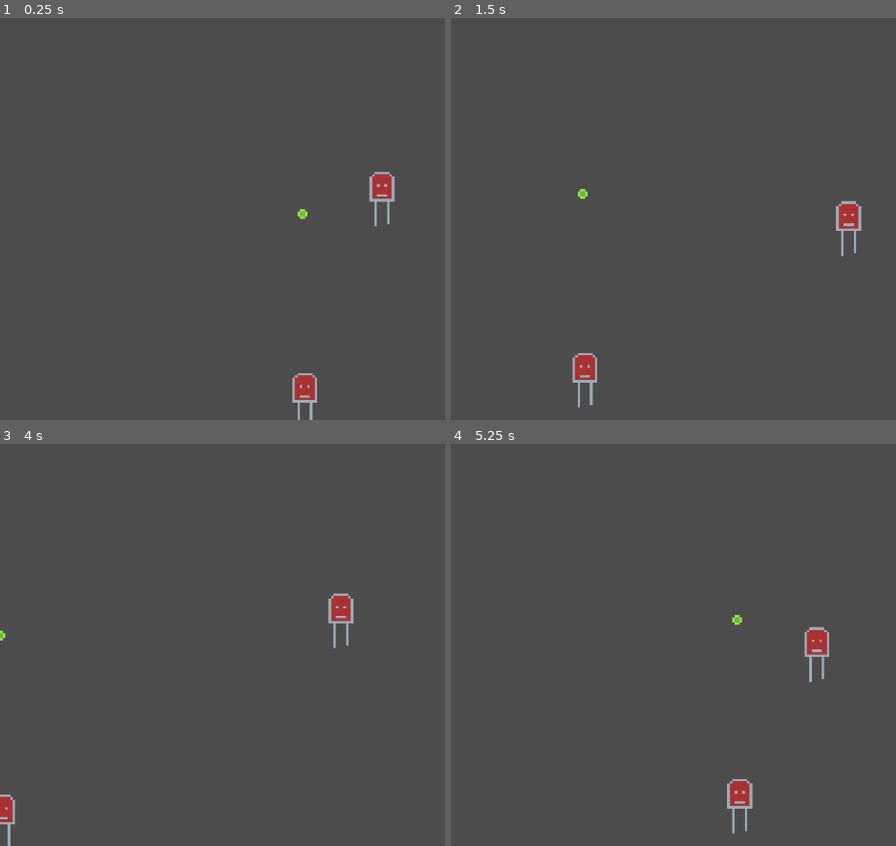
Above: before the commit, frames 1-4 (two rows, left to right).
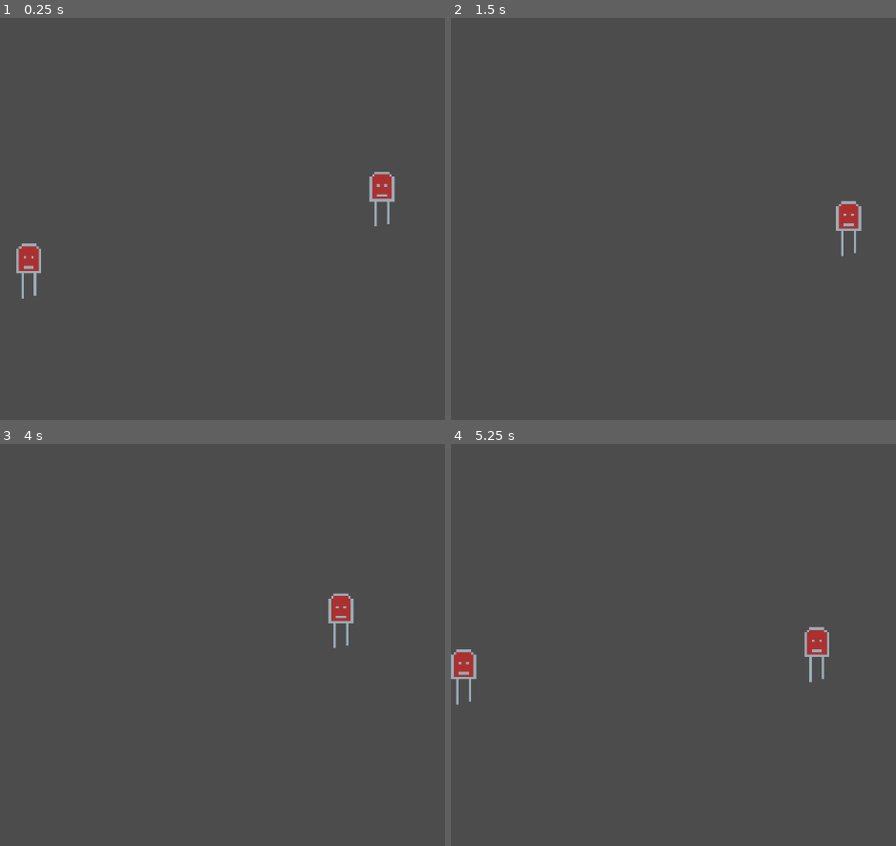
Above: after the commit, the same moments.

Repository: jptrzy/sklejka-byle-nie-odklejka
Game: Godot game, scene res://src/Levels/DebugLevel.tscn
Same seed, same stepped clock (60 frames per second), same inputs: the game is played once before the commit and once after it.
Inputs:
- Up to frame 1 (0.25 s): no input
- Up to frame 2 (1.5 s): tap Enter at 0.5 s; hold D (move_right) 0.53-1.28 s; hold S (move_down) from 1.28 s (still down)
- Up to frame 3 (4 s): release S (move_down) at 2.03 s; hold D (move_right) 2.03-2.78 s; hold W (move_up) 2.78-3.53 s; hold A (move_left) from 3.53 s (still down)
- Up to frame 4 (5.25 s): release A (move_left) at 5.03 s; hold S (move_down) from 5.03 s (still down)

The runs differ from the first frame. In frame 1, 1.0% of the frame differs, in the area x 3-72%, y 47-100%; in frame 2, 0.5%; in frame 3, 0.3%; in frame 4, 1.0%, in the area x 0-68%, y 42-97%.

Commit message:
Simple Enemy

Diff:
--- a/project.godot
+++ b/project.godot
@@ -14,14 +14,26 @@
 "language": "GDScript",
 "path": "res://src/Actors/Actor.gd"
 }, {
+"base": "Actor",
+"class": "Enemy",
+"language": "GDScript",
+"path": "res://src/Actors/Enemy/Enemy.gd"
+}, {
 "base": "",
 "class": "GitAPI",
 "language": "NativeScript",
 "path": "res://addons/godot-git-plugin/git_api.gdns"
+}, {
+"base": "Actor",
+"class": "Player",
+"language": "GDScript",
+"path": "res://src/Actors/Player.gd"
 } ]
 _global_script_class_icons={
 "Actor": "",
-"GitAPI": ""
+"Enemy": "",
+"GitAPI": "",
+"Player": ""
 }
 
 [application]
--- a/src/Actors/Actor.gd
+++ b/src/Actors/Actor.gd
@@ -18,7 +18,7 @@
 export (int) var speed = 1
 
 export (int) var max_health = 1;
-export (int) var health;
+var health;
 
 """
 Movemenet
@@ -26,11 +26,19 @@
 
 var velocity = Vector2.ZERO
 
-func _init() -> void:
+func _ready() -> void:
 	health = max_health;
 
-func _physics_process(delta):
+func _physics_process(delta) -> void:
 	velocity = move_and_slide(velocity)
+
+func take_damage(damage: int) -> void:
+	health -= damage;
+
+	if 0 >= health: on_death()
+
+func on_death() -> void:
+	print("TODO on death")
 
 """
 _get_property_list() don't work propertly for now,
--- /dev/null
+++ b/src/Actors/Enemy/Enemy.gd
@@ -0,0 +1,9 @@
+extends Actor
+class_name Enemy
+
+
+"""
+TODO Death animations and particles
+"""
+func on_death() -> void:
+	queue_free()
--- /dev/null
+++ b/src/Actors/Enemy/Enemy.tscn
@@ -0,0 +1,20 @@
+[gd_scene load_steps=4 format=2]
+
+[ext_resource path="res://assets/textures/debug/player.png" type="Texture" id=1]
+[ext_resource path="res://src/Actors/Enemy/Enemy.gd" type="Script" id=2]
+
+[sub_resource type="CapsuleShape2D" id=1]
+radius = 5.0
+height = 14.0
+
+[node name="Enemy" type="KinematicBody2D"]
+collision_layer = 6
+collision_mask = 0
+script = ExtResource( 2 )
+
+[node name="Sprite" type="Sprite" parent="."]
+texture = ExtResource( 1 )
+
+[node name="Collider" type="CollisionShape2D" parent="."]
+position = Vector2( 0, 1 )
+shape = SubResource( 1 )
--- a/src/Actors/Player.gd
+++ b/src/Actors/Player.gd
@@ -1,4 +1,5 @@
 extends Actor
+class_name Player
 
 export (int) var move_speed = 100
 
--- a/src/Bullet.gd
+++ b/src/Bullet.gd
@@ -1,6 +1,7 @@
 extends Node2D
 
-export (int) var speed := 1;
+export (int) var speed := 1
+export (int) var damage := 1
 
 var move_direction := Vector2.ZERO;
 
@@ -12,3 +13,14 @@
 
 func _physics_process(delta: float) -> void:
 	transform.origin += move_direction * speed;
+
+func _on_Bullet_body_entered(body: Node) -> void:
+	if not body is Enemy:
+		return
+
+	var enemy = body as Enemy
+
+	enemy.take_damage(damage)
+	print(enemy.health)
+
+	queue_free()
--- a/src/Bullet.tscn
+++ b/src/Bullet.tscn
@@ -16,3 +16,5 @@
 
 [node name="Bullets" type="Sprite" parent="."]
 texture = ExtResource( 2 )
+
+[connection signal="body_entered" from="." to="." method="_on_Bullet_body_entered"]
--- a/src/Levels/DebugLevel.tscn
+++ b/src/Levels/DebugLevel.tscn
@@ -1,8 +1,7 @@
-[gd_scene load_steps=4 format=2]
+[gd_scene load_steps=3 format=2]
 
 [ext_resource path="res://src/Actors/Player.tscn" type="PackedScene" id=1]
-[ext_resource path="res://assets/textures/debug/player.png" type="Texture" id=2]
-[ext_resource path="res://src/Bullet.tscn" type="PackedScene" id=3]
+[ext_resource path="res://src/Actors/Enemy/Enemy.tscn" type="PackedScene" id=2]
 
 [node name="DebugLevel" type="Node2D"]
 
@@ -10,9 +9,6 @@
 position = Vector2( 3, 6 )
 speed = 50
 
-[node name="Relation Sprite" type="Sprite" parent="."]
-position = Vector2( -28, 87 )
-texture = ExtResource( 2 )
-
-[node name="Bullet" parent="." instance=ExtResource( 3 )]
-position = Vector2( -29, 13 )
+[node name="Enemy" parent="." instance=ExtResource( 2 )]
+position = Vector2( -139, 35 )
+max_health = 10
